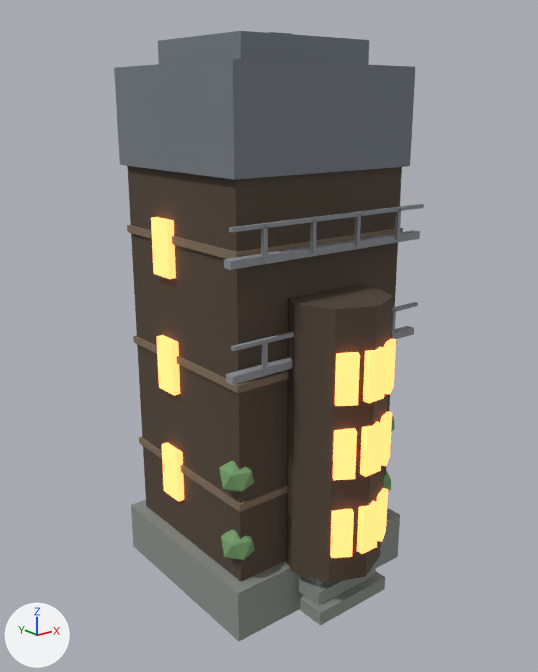
Two versions of the FBX model products/city_kit_grimforge_darkfantasy_v1/models_fbx/townhouse.fbx, one commit apart.
Camera for both pictures: a 50 mm lens placed at (-2.55, -3.24, 2.72), pointed at (-0.07, -0.14, 1.48). The lights are fixed; the arrows at lower left show +X, +Y and +Z. The picture after the commit comes second. Where no turn or scale is listed for an object, it has been applied to the vertices.

The first picture shows 'townhouse'.
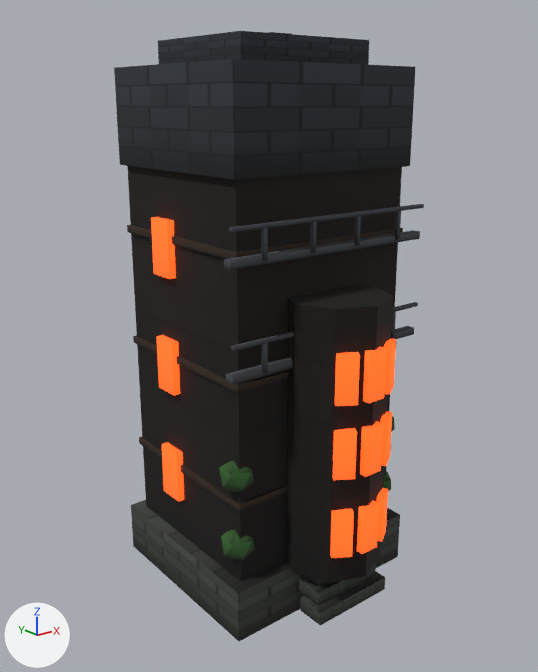
What the commit changed:
Picture 'atlas_emit.png' (img_atlas_emit_png) is new.
Picture 'atlas_color.png' (img_atlas_color_png) is new.
Material 'kit_atlas_mat' (mat_kit_atlas_mat) is new.
Uses the picture img_atlas_color_png.
Uses the picture img_atlas_emit_png.
me_cube_175 has 420 vertices, 358 faces and spans x -0.64..0.64, y -0.9..0.57, z -0.15..2.95.
me_cube_175 is used by ob_townhouse; location (0.0, 0.0, 0.15).
me_cube_175 no longer uses material mat_stone_dk (grey #717671).
me_cube_175 part 1: all 24 faces that had it switch from mat_stone (grey #8a8f89) to mat_kit_atlas_mat.
me_cube_175 part 2: all 28 faces that had it switch from mat_charwood (brown #514538) to mat_kit_atlas_mat.
me_cube_175 part 3: all 24 faces that had it switch from mat_wood_dk (brown #82705c) to mat_kit_atlas_mat.
me_cube_175 part 4: all 102 faces that had it switch from mat_ember (orange #ff9353, glowing orange #ff9353) to mat_kit_atlas_mat.
me_cube_175 part 5: all 72 faces that had it switch from mat_iron (grey #90949a) to mat_kit_atlas_mat.
me_cube_175 part 6: all 22 faces that had it switch from mat_slate (grey #777e85) to mat_kit_atlas_mat.
me_cube_175 part 7: all 80 faces that had it switch from mat_leaf_dk (green #76a06c) to mat_kit_atlas_mat.
me_cube_175 part 8: texture (UV) coordinates of 358 of 358 faces, centred in x -0.64..0.64, y -0.9..0.57, z -0.15..2.95, changed; they spanned u 0.0..1.0, v 0.0..1.0 and now span u 0.0..1.0, v 0.0..0.83.

Where the change shows, as pixel boxes [x1, y1, x2, y2] in the pictures (538 x 672 px):
'townhouse', recoloured, surface changed (darker)
    both: [114, 31, 424, 641]
part 1 of me_cube_175, recoloured (grey to black)
    both: [131, 500, 400, 641]
part 2 of me_cube_175, recoloured (darker)
    both: [127, 166, 402, 583]
part 3 of me_cube_175, recoloured
    both: [127, 225, 403, 512]
part 4 of me_cube_175, recoloured
    both: [151, 217, 396, 558]
part 5 of me_cube_175, recoloured
    both: [224, 204, 424, 385]
part 6 of me_cube_175, recoloured (grey to black)
    both: [114, 31, 415, 180]
part 7 of me_cube_175, recoloured
    both: [219, 411, 395, 560]
part 8 of me_cube_175, surface changed (darker)
    both: [114, 31, 424, 641]
